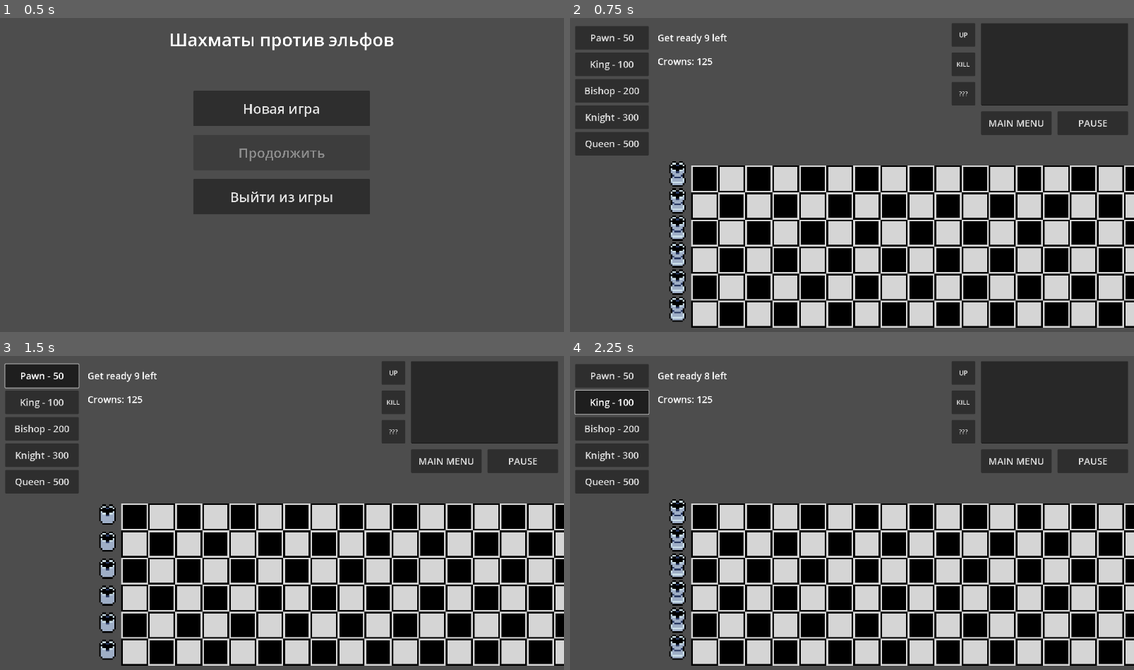
Above: before the commit, frames 1-4 (two rows, left to right).
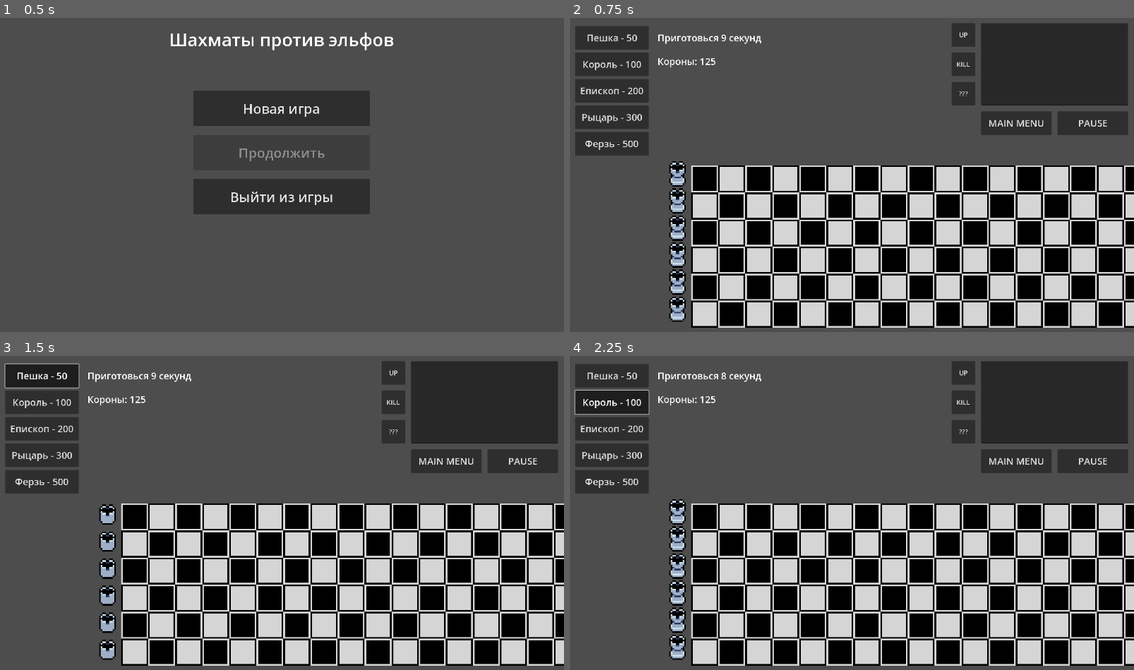
Above: after the commit, the same moments.

Repository: Befrimon/Chess-vs-Elves
Game: Godot game, scene res://scenes/menu.tscn
Same seed, same stepped clock (60 frames per second), same inputs: the game is played once before the commit and once after it.
Inputs:
- Up to frame 1 (0.5 s): no input
- Up to frame 2 (0.75 s): click "Новая игра" at 0.5 s
- Up to frame 3 (1.5 s): click "Pawn - 50" (after the commit: "Пешка - 50") at 1.25 s
- Up to frame 4 (2.25 s): click "King - 100" (after the commit: "Король - 100") at 2 s

Frame 1 is identical in both runs. In frame 2, 1.0% of the frame differs, in the area x 1-34%, y 4-43%; in frame 3, 1.0%; in frame 4, 1.0%.

Commit message:
Update UI

Diff:
--- a/prefabs/entity.tscn
+++ b/prefabs/entity.tscn
@@ -1,7 +1,8 @@
-[gd_scene load_steps=8 format=3 uid="uid://dusu0c4gw6b56"]
+[gd_scene load_steps=9 format=3 uid="uid://dusu0c4gw6b56"]
 
 [ext_resource type="Script" path="res://scripts/entity.gd" id="1_i50rf"]
 [ext_resource type="Texture2D" uid="uid://2gcnjpppq0hu" path="res://textures/highlighting.png" id="2_bu4u6"]
+[ext_resource type="SpriteFrames" uid="uid://bmpn6anmy0r6n" path="res://animations/pawn_figure.tres" id="3_iivbn"]
 [ext_resource type="Shape2D" uid="uid://c4ejks4bc5lp5" path="res://prefabs/entity_hitbox.tres" id="3_tq42j"]
 
 [sub_resource type="AtlasTexture" id="AtlasTexture_p0hce"]
@@ -56,7 +57,8 @@
 
 [node name="Texture" type="AnimatedSprite2D" parent="."]
 process_mode = 3
-animation = &""
+sprite_frames = ExtResource("3_iivbn")
+animation = &"idle"
 
 [node name="Hitbox" type="CollisionShape2D" parent="."]
 process_mode = 1
--- /dev/null
+++ b/scenes/help_scene.tscn
@@ -0,0 +1,45 @@
+[gd_scene load_steps=3 format=3 uid="uid://188eisn1lovb"]
+
+[ext_resource type="Texture2D" uid="uid://ry007a8t7k7r" path="res://textures/help_notebook.png" id="1_ga7f8"]
+[ext_resource type="SpriteFrames" uid="uid://bmpn6anmy0r6n" path="res://animations/pawn_figure.tres" id="2_sjo8i"]
+
+[node name="HelpScene" type="Node2D"]
+
+[node name="Notebook" type="Sprite2D" parent="."]
+position = Vector2(960, 540)
+scale = Vector2(17, 17)
+texture = ExtResource("1_ga7f8")
+
+[node name="FigurePreview" type="AnimatedSprite2D" parent="."]
+position = Vector2(500, 600)
+scale = Vector2(30, 30)
+sprite_frames = ExtResource("2_sjo8i")
+animation = &"idle"
+frame_progress = 0.841959
+
+[node name="Label" type="Label" parent="."]
+offset_left = 180.0
+offset_top = 150.0
+offset_right = 860.0
+offset_bottom = 250.0
+theme_override_colors/font_color = Color(0, 0, 0, 1)
+theme_override_font_sizes/font_size = 60
+text = "Пешка"
+horizontal_alignment = 1
+vertical_alignment = 1
+
+[node name="TextEdit" type="TextEdit" parent="."]
+offset_left = 1060.0
+offset_top = 150.0
+offset_right = 1740.0
+offset_bottom = 390.0
+theme_override_colors/font_color = Color(0, 0, 0, 1)
+theme_override_colors/font_selected_color = Color(0, 0, 0, 1)
+theme_override_colors/font_readonly_color = Color(0, 0, 0, 1)
+theme_override_colors/font_placeholder_color = Color(0, 0, 0, 1)
+theme_override_colors/font_outline_color = Color(0, 0, 0, 1)
+theme_override_font_sizes/font_size = 48
+text = "Стоимость: 50 корон
+Хиты (на 1 ур): 2
+Урон (на 1 ур): 1"
+editable = false
--- a/scripts/entities/bishop_figure.gd
+++ b/scripts/entities/bishop_figure.gd
@@ -31,6 +31,6 @@
 	return target
 
 func get_unique_info() -> String:
-	return "Heal: %s +%s\nCooldown: %s" % \
+	return "Лечение: %s +%s\nОткат: %s" % \
 	  [Global.ENTITY_PARAM[parent.full_id]["level%s" % parent.level]["value"],
 	  parent.buff_value, str(int(parent.skill_cooldown-Global.timer))]
--- a/scripts/entities/dark_elf.gd
+++ b/scripts/entities/dark_elf.gd
@@ -23,15 +23,15 @@
 		get_tree().change_scene_to_file("res://scenes/menu.tscn")
 
 func get_skill_target() -> Entity:
-	if is_instance_valid(target):
-		return target
-
+	var target_candidate = [null]
 	for body in parent.skill_area.get_overlapping_bodies():
 		if body.type == "figure":
-			target = body
-			return body
+			target_candidate.append(body)
 
-	return null
+	if target in target_candidate and target != null:
+		return target
+	target = target_candidate[-1]
+	return target
 
 func get_unique_info() -> String:
 	return ""
--- a/scripts/entities/forest_elf.gd
+++ b/scripts/entities/forest_elf.gd
@@ -23,15 +23,15 @@
 		get_tree().change_scene_to_file("res://scenes/menu.tscn")
 
 func get_skill_target() -> Entity:
-	if is_instance_valid(target):
-		return target
-
+	var target_candidate = [null]
 	for body in parent.skill_area.get_overlapping_bodies():
 		if body.type == "figure":
-			target = body
-			return body
+			target_candidate.append(body)
 
-	return null
+	if target in target_candidate and target != null:
+		return target
+	target = target_candidate[-1]
+	return target
 
 func get_unique_info() -> String:
 	return ""
--- a/scripts/entities/king_figure.gd
+++ b/scripts/entities/king_figure.gd
@@ -23,7 +23,7 @@
 	return "crowns"
 
 func get_unique_info() -> String:
-	return "Crowns: %s +%s\nCooldown: %s" % \
+	return "Короны: %s +%s\nОткат: %s" % \
 	  [Global.ENTITY_PARAM[parent.full_id]["level%s" % parent.level]["value"],
 	  parent.buff_value, str(int(parent.skill_cooldown-Global.timer))
 	]
--- a/scripts/entities/knight_figure.gd
+++ b/scripts/entities/knight_figure.gd
@@ -20,18 +20,18 @@
 	parent.stun_cooldown = INF
 
 func get_skill_target() -> Entity:
-	if is_instance_valid(target):
-		return target
-
+	var target_candidate = [null]
 	for body in parent.skill_area.get_overlapping_bodies():
 		if body.type == "elf":
-			target = body
-			return body
+			target_candidate.append(body)
 
-	return null
+	if target in target_candidate and target != null:
+		return target
+	target = target_candidate[-1]
+	return target
 
 func get_unique_info() -> String:
-	return "Damage: %s +%s" % [\
+	return "Урон: %s +%s" % [\
 	  str(-1*Global.ENTITY_PARAM[parent.full_id]["level%s" % parent.level]["value"]),
 	  parent.buff_value
 	]
--- a/scripts/entities/pawn_figure.gd
+++ b/scripts/entities/pawn_figure.gd
@@ -20,18 +20,18 @@
 
 
 func get_skill_target() -> Entity:
-	if is_instance_valid(target):
-		return target
-
+	var target_candidate = [null]
 	for body in parent.skill_area.get_overlapping_bodies():
 		if body.type == "elf":
-			target = body
-			return body
+			target_candidate.append(body)
 
-	return null
+	if target in target_candidate and target != null:
+		return target
+	target = target_candidate[-1]
+	return target
 
 func get_unique_info() -> String:
-	return "Damage: %s +%s" % [\
+	return "Урон: %s +%s" % [\
 	  str(-1*Global.ENTITY_PARAM[parent.full_id]["level%s" % parent.level]["value"]),
 	  parent.buff_value
 	]
--- a/scripts/entities/queen_figure.gd
+++ b/scripts/entities/queen_figure.gd
@@ -33,4 +33,4 @@
 	return target
 
 func get_unique_info() -> String:
-	return "Heal/DMG buff: %s\nCrown buff: %s" % Global.ENTITY_PARAM[parent.full_id]["level%s" % parent.level]["value"]
+	return "Бонус лечения/урона: %s\nБонус корон: %s" % Global.ENTITY_PARAM[parent.full_id]["level%s" % parent.level]["value"]
--- a/scripts/entity.gd
+++ b/scripts/entity.gd
@@ -10,6 +10,11 @@
 var move_cells :Node2D
 var skill_area :Area2D
 
+#var hp_frame :Sprite2D
+#var hp_bar :Sprite2D
+#var exp_frame :Sprite2D
+#var exp_bar :Sprite2D
+
 # Entity properties
 var node_name :String
 var display_name :String
@@ -38,6 +43,11 @@
 	move_cells = get_node("MoveCells")
 	skill_area = get_node("SkillArea")
 
+	#hp_frame = get_node("Info/HpFrame")
+	#hp_bar = hp_frame.get_node("HpActive")
+	#exp_frame = get_node("Info/ExpFrame")
+	#exp_bar = exp_frame.get_node("ExpActive")
+
 	# Configure texture
 	if eid in []:#["pawn_figure", "rook_defender"]:
 		texture.sprite_frames = load("res://animations-new/%s.tres" % eid)
@@ -57,6 +67,7 @@
 	highlighting.position = Global.POS_DELTA / scale.x
 	highlighting.scale = texture.sprite_frames.get_frame_texture("idle", 0).get_size() / \
 		highlighting.sprite_frames.get_frame_texture("idle", 0).get_size()
+	#get_node("Info").scale = Global.TILE_SIZE / hp_frame.texture.get_size() / scale
 
 	# Set properties
 	full_id = eid
@@ -87,6 +98,11 @@
 func _process(delta):
 	if get_tree().paused:
 		return
+
+	#hp_bar.scale.x = 23 * (hits / max_hits)
+	#hp_bar.position.x = 4 - (23-hp_bar.scale.x)/2
+	#exp_bar.scale.x = 23 * ((exp - Global.LEVEL_EXP[level-1]) / Global.LEVEL_EXP[level])
+	#exp_bar.position.x = .5 - (23-exp_bar.scale.x)/2
 
 	if Global.timer > skill_cooldown:
 		var res = controller.get_skill_target()
@@ -186,7 +202,7 @@
 	move_cells.add_child(cell)
 
 func get_info() -> String:
-	return "Name: %s\nLevel: %s %s\nHits: %s/%s\n" % \
+	return "Название: %s\nУровень: %s %s\nХиты: %s/%s\n" % \
 	  [display_name, str(level), get_exp_info(), str(hits), str(max_hits)]\
 	  + controller.get_unique_info()
 
@@ -197,7 +213,7 @@
 		return "(MAX)"
 	if exp < Global.LEVEL_EXP[level]:
 		return "(%s/%s)" % [exp, Global.LEVEL_EXP[level]]
-	return "(UP: %s crowns)" % Global.ENTITY_PARAM[full_id]["level%s" % str(level+1)]["cost"]
+	return "(UP: %s корон)" % Global.ENTITY_PARAM[full_id]["level%s" % str(level+1)]["cost"]
 
 func change_hits(value :float):
 	hits += ceil(randf()*value*100)/100.0
--- a/scripts/game_ui.gd
+++ b/scripts/game_ui.gd
@@ -46,11 +46,11 @@
 	get_node("PauseButton").pressed.connect(pause)
 
 func _process(delta):
-	timer_label.text = "%s %s left" % [
+	timer_label.text = "%s %s секунд" % [
 		Global.WAVES[parent.wave]["name"],
-		str(int(parent.wave_time - Global.timer)) if parent.wave_time < 600 else "Infinity"
+		str(int(parent.wave_time - Global.timer)) if parent.wave_time < 600 else "0"
 	]
-	crown_label.text = "Crowns: %s" % str(parent.crown_count)
+	crown_label.text = "Короны: %s" % str(parent.crown_count)
 
 func upgrade_figure():
 	if active.type != "figure":
--- a/scripts/global.gd
+++ b/scripts/global.gd
@@ -16,18 +16,18 @@
 	"knight_figure": 2,
 	"queen_figure": 1
 }
-const LEVEL_EXP :Array[int] = [0, 100, 600, 1600, 3100]
+const LEVEL_EXP :Array[float] = [0, 100, 600, 1600, 3100]
 const ENTITY_PARAM :Dictionary = {
 	## Elves params
 	"forest_elf": {
-		"name": "Forest elf",
+		"name": "Лесной эльф",
 		"type": "attacker",
 		"exp_value": 25,
 		# Levels for elves its his waves
 		"level1": {"hits": 1., "value": -1., "cooldown": 1}
 	},
 	"dark_elf": {
-		"name": "Dark elf",
+		"name": "Тёмный эльф",
 		"type": "attacker",
 		"exp_value": 50,
 		"level1": {"hits": 3., "value": -2., "cooldown": 1}
@@ -41,7 +41,7 @@
 		# Rook defender has no levels
 	},
 	"pawn_figure": {
-		"name": "Pawn",
+		"name": "Пешка",
 		"type": "attacker",
 		"level1": {"cost": 50, "hits": 2., "value": -1., "cooldown": 1},
 		"level2": {"cost": 150, "hits": 2., "value": -2., "cooldown": 1},
@@ -50,7 +50,7 @@
 		"level5": {"cost": 800, "hits": 7., "value": -5., "cooldown": 1}
 	},
 	"king_figure": {
-		"name": "King",
+		"name": "Король",
 		"type": "support",
 		"level1": {"cost": 100, "hits": 1., "value": 25, "cooldown": 10},
 		"level2": {"cost": 200, "hits": 1., "value": 50, "cooldown": 10},
@@ -59,7 +59,7 @@
 		"level5": {"cost": 850, "hits": 3., "value": 100, "cooldown": 6}
 	},
 	"bishop_figure": {
-		"name": "Bishop",
+		"name": "Епископ",
 		"type": "healer",
 		"level1": {"cost": 200, "hits": 1., "value": 1., "cooldown": 5},
 		"level2": {"cost": 300, "hits": 1., "value": 2., "cooldown": 5},
@@ -68,7 +68,7 @@
 		"level5": {"cost": 1000, "hits": 2., "value": 5., "cooldown": 3},
 	},
 	"knight_figure": {
-		"name": "Knight",
+		"name": "Рыцарь",
 		"type": "attacker",
 		"level1": {"cost": 300, "hits": 3., "value": -2., "cooldown": 1},
 		"level2": {"cost": 500, "hits": 4., "value": -3., "cooldown": 1},
@@ -77,7 +77,7 @@
 		"level5": {"cost": 1500, "hits": 9., "value": -8., "cooldown": 1},
 	},
 	"queen_figure": {
-		"name": "Queen",
+		"name": "Ферзь",
 		"type": "buffer",
 		"level1": {"cost": 500, "hits": 1., "value": [1, 25], "cooldown": 0},
 		"level2": {"cost": 700, "hits": 1., "value": [2, 50], "cooldown": 0},
@@ -90,12 +90,12 @@
 var timer :float = 0
 const WAVES :Array[Dictionary] = [
 	# epe - elves spawn count per spawn event
-	{"name": "Get ready", "epe": 0, "elf_spawn": [1, 1], "duration": 10},
-	{"name": "1 wave", "epe": 1, "elf_spawn": [5, 15], "duration": 120},
-	{"name": "2 wave", "epe": 2, "elf_spawn": [5, 15], "duration": 60},
-	{"name": "3 wave", "epe": 2, "elf_spawn": [5, 10], "duration": 60},
-	{"name": "4 wave", "epe": 2, "elf_spawn": [5, 15], "duration": 120},
-	{"name": "Good luck", "epe": 3, "elf_spawn": [5, 15], "duration": INF}
+	{"name": "Приготовься", "epe": 0, "elf_spawn": [1, 1], "duration": 10},
+	{"name": "1 волна", "epe": 1, "elf_spawn": [5, 15], "duration": 120},
+	{"name": "2 волна", "epe": 2, "elf_spawn": [5, 15], "duration": 60},
+	{"name": "3 волна", "epe": 2, "elf_spawn": [5, 10], "duration": 60},
+	{"name": "4 волна", "epe": 2, "elf_spawn": [5, 15], "duration": 120},
+	{"name": "Удачи!", "epe": 3, "elf_spawn": [5, 15], "duration": INF}
 ]
 const ELF_CHANCE :Array[Dictionary] = [
 	{"forest_elf": 0., "dark_elf": 0.},  # Prepare wave
Binary file added: textures/UI assets pack 2/Time & weather.png
Binary file added: textures/UI assets pack 2/UI books & more.png
Binary file added: textures/UI assets pack 2/UI cooking.png
Binary file added: textures/help_notebook.png
Not shown, added: textures/UI assets pack 2.zip
Not shown, added: textures/UI assets pack 2/UI books & more.png-autosave.kra
